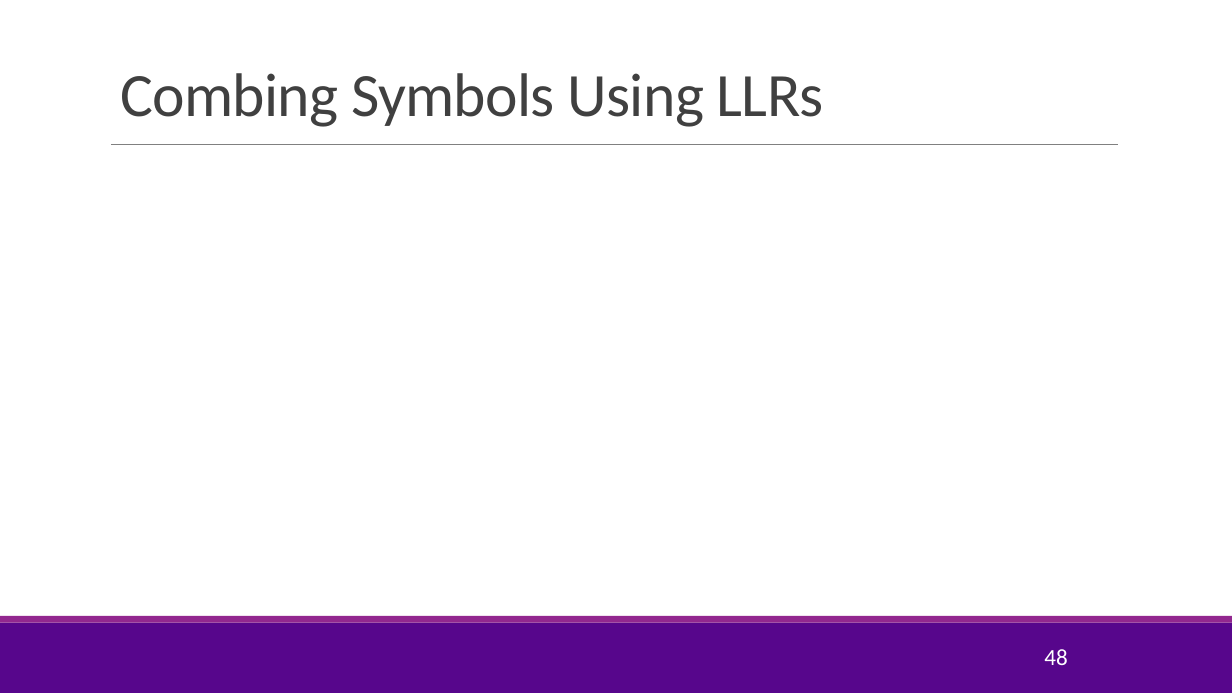
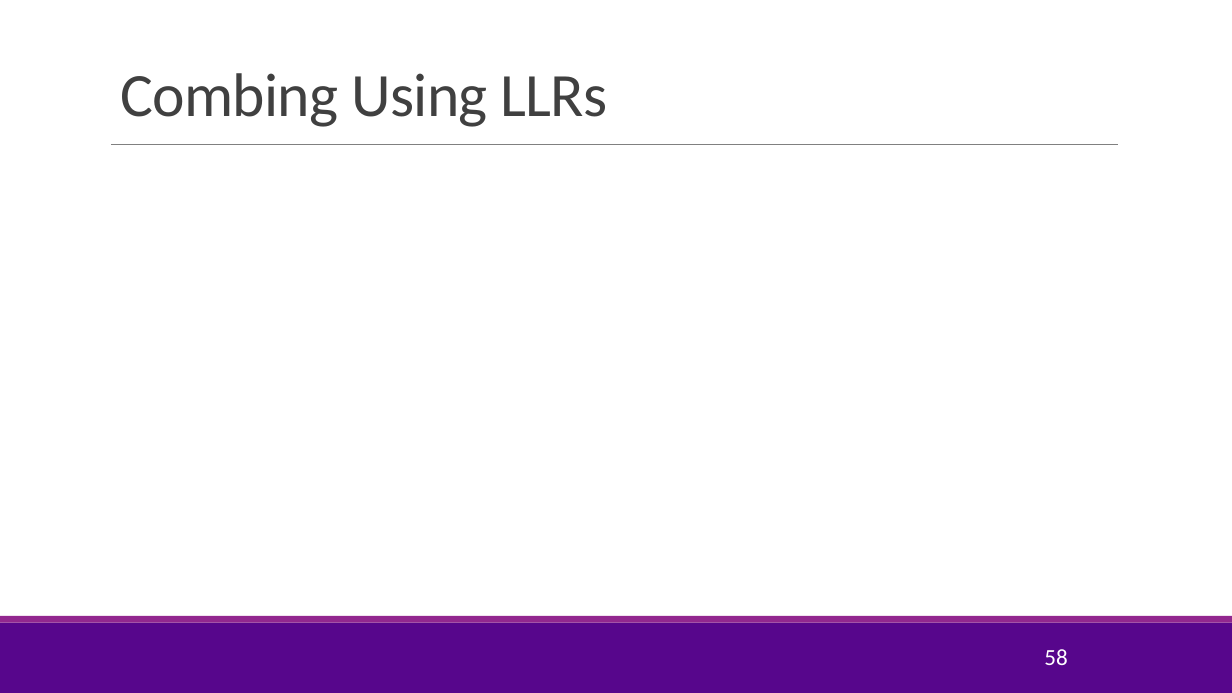
Before and after one commit to sdrangan/wirelesscomm, a slide deck: slide 58 of lectures/Unit05_AMC.pptx (slide 48 before the commit). Drawn at 1232x693 pixels with LibreOffice and Linux fonts; fonts in the diff are those of the drawing; grey boxes stand for pictures; background and template pictures are left out. Boxes give left, top, right and bottom in pixels: in the first picture for what was removed or moved away, otherwise in the second. Text is boxed around its words. In the diff, an @@ line names an element or a change of style, - is before the commit and + after.

```diff
--- a/lectures/Unit05_AMC.pptx
+++ b/lectures/Unit05_AMC.pptx
@@ title at bbox=[120, 73, 607, 127]: text changed @@
-Combing Symbols Using LLRs
+Combing Using LLRs
@@ page number at bbox=[1044, 649, 1067, 665]: text changed @@
-48
+58
```
Also in this commit, not shown: 1 other slide changed, 10 slides added, 3 slides removed, 4 other files.
